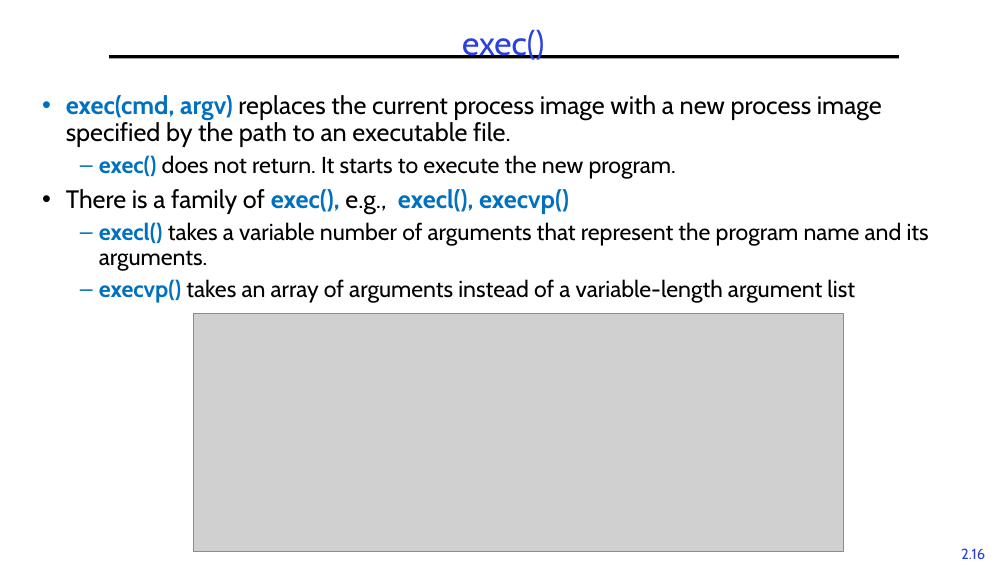
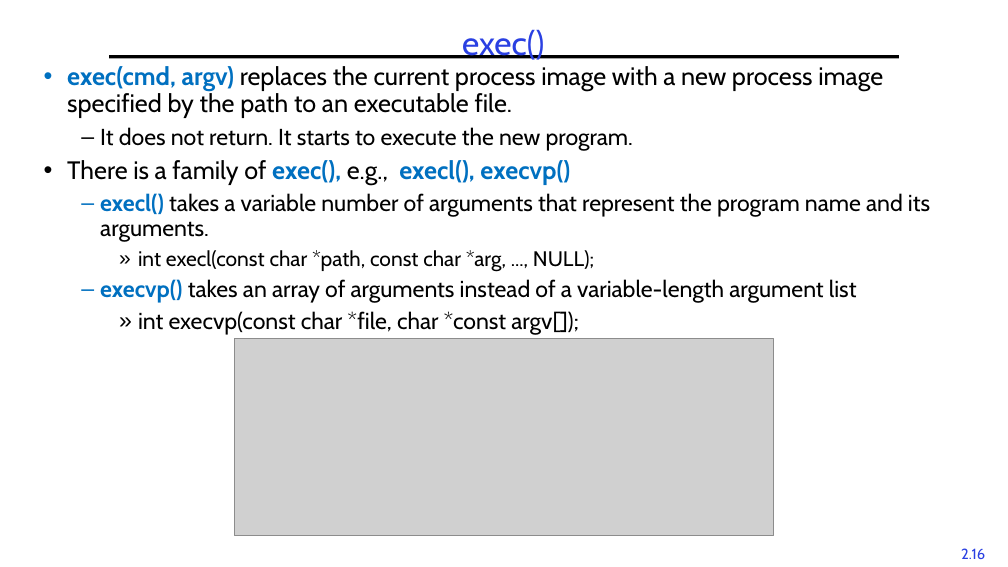
Before and after one commit to guhofstra/CSC256Fa25, a slide deck: slide 16 of PPTs/2-Processes.pptx. Drawn at 1008x567 pixels with LibreOffice and Linux fonts; fonts in the diff are those of the drawing; grey boxes stand for pictures. Boxes give left, top, right and bottom in pixels: in the first picture for what was removed or moved away, otherwise in the second. Text is boxed around its words. In the diff, an @@ line names an element or a change of style, - is before the commit and + after.

```diff
--- a/PPTs/2-Processes.pptx
+++ b/PPTs/2-Processes.pptx
@@ text "exec(cmd, argv) replaces the current ...": place and size @@
-text "exec(cmd, argv) replaces the current ..." at box(66, 95, 929, 303)
+text "exec(cmd, argv) replaces the current ..." at box(67, 66, 930, 335)
@@ text at box(100, 127, 633, 151): text changed @@
-  – exec() does not return. It starts to execute the new program.
+  – It does not return. It starts to execute the new program.
@@ text at box(138, 250, 594, 272): paragraph added @@
+    » int execl(const char *path, const char *arg, ..., NULL);
@@ text at box(138, 311, 578, 335): paragraph added @@
+    » int execvp(const char *file, char *const argv[]);
@@ picture: place and size @@
-picture at box(194, 314, 844, 551)
+picture at box(234, 339, 774, 536)
```
Also in this commit, not shown: 5 other slides changed, 3 other files.
